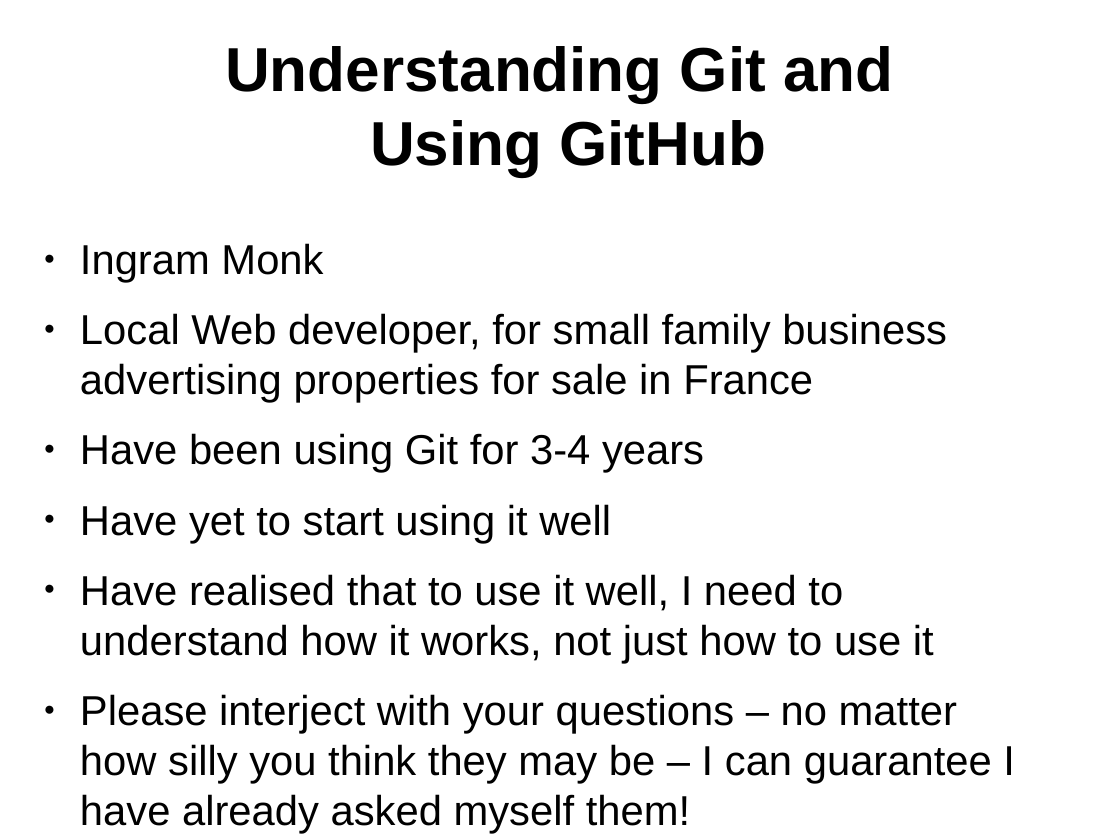
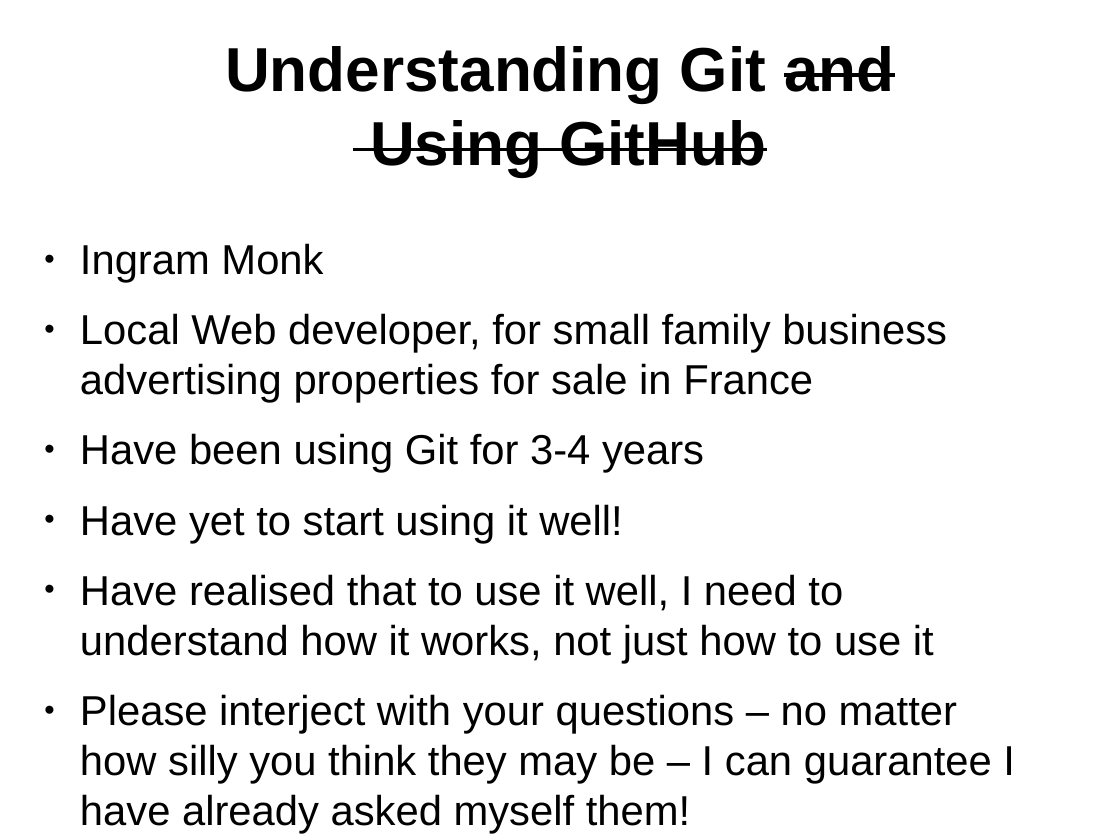
Before and after one commit to ifpingram/soslug, a slide deck: slide 1 of Understanding_Git_and_using_Github.odp. Drawn at 1120x840 pixels with LibreOffice and Linux fonts; fonts in the diff are those of the drawing. Boxes give left, top, right and bottom in pixels: in the first picture for what was removed or moved away, otherwise in the second. Text is boxed around its words. In the diff, an @@ line names an element or a change of style, - is before the commit and + after.

```diff
--- a/Understanding_Git_and_using_Github.odp
+++ b/Understanding_Git_and_using_Github.odp
@@ title "Understanding Git and Using GitHub" at box(225, 46, 894, 177): strikethrough on in "and Using GitHub" @@
@@ text at box(80, 504, 622, 543): text changed @@
-● Have yet to start using it well
+● Have yet to start using it well!
```
Also in this commit, not shown: 2 slides added.
